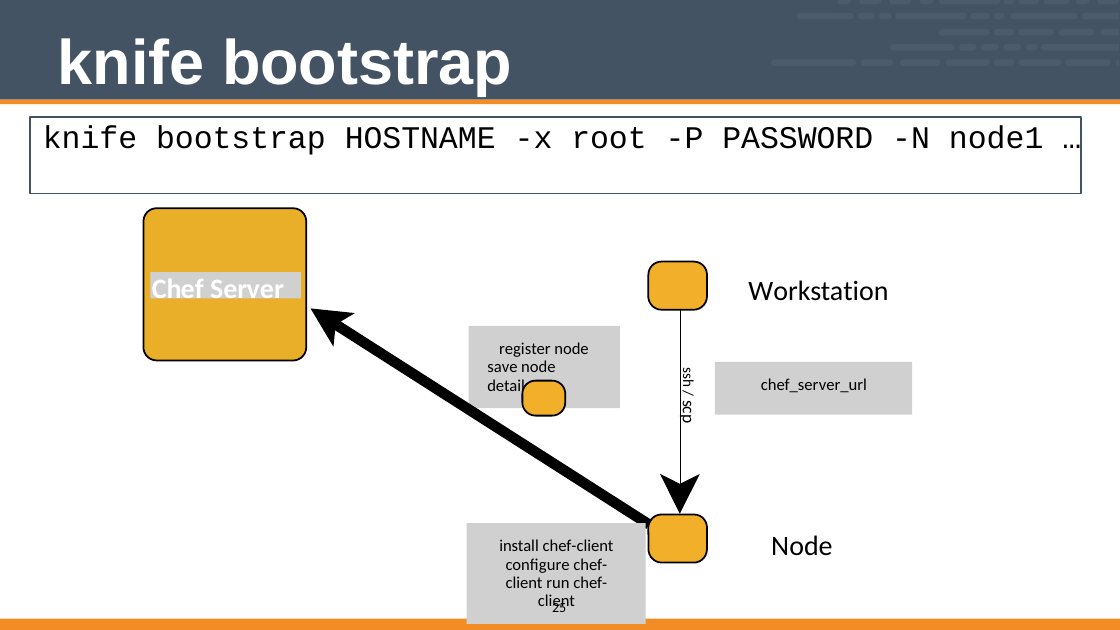
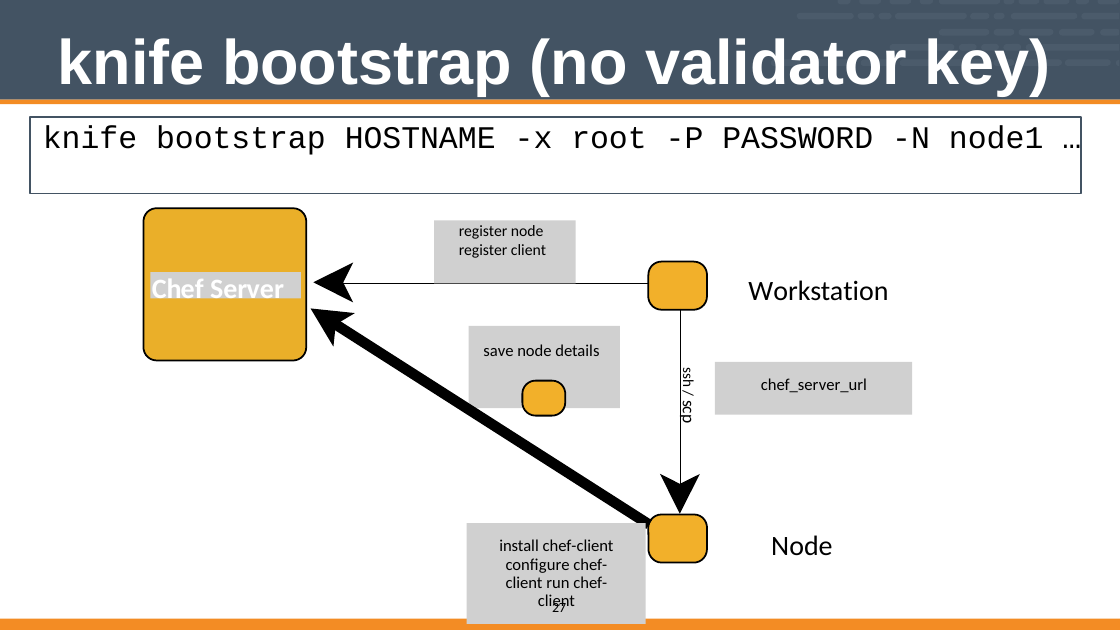
Before and after one commit to vinyar/chef-intermediate, a slide deck: slide 27 of 02-fundamentals_refresher.pptx (slide 25 before the commit). Drawn at 1120x630 pixels with LibreOffice and Linux fonts; fonts in the diff are those of the drawing; grey boxes stand for pictures. Boxes give left, top, right and bottom in pixels: in the first picture for what was removed or moved away, otherwise in the second. Text is boxed around its words. In the diff, an @@ line names an element or a change of style, - is before the commit and + after.

```diff
--- a/02-fundamentals_refresher.pptx
+++ b/02-fundamentals_refresher.pptx
@@ title at [58, 38, 1051, 95]: text changed @@
-knife bootstrap
+knife bootstrap (no validator key)
@@ picture added at [434, 220, 576, 283], 18 pt, text #000000 @@
+register node
+register client
@@ freeform shape added at [313, 263, 353, 302], fill #000000 @@
@@ line added from (649, 283) to (329, 283), #000000 1 pt @@
@@ text at [483, 344, 599, 356]: text changed @@
-register node save node details
+save node details
@@ page number at [552, 600, 566, 612]: text changed @@
-25
+27
```
Also in this commit, not shown: 11 other slides changed, 2 slides added, 1 other file.
